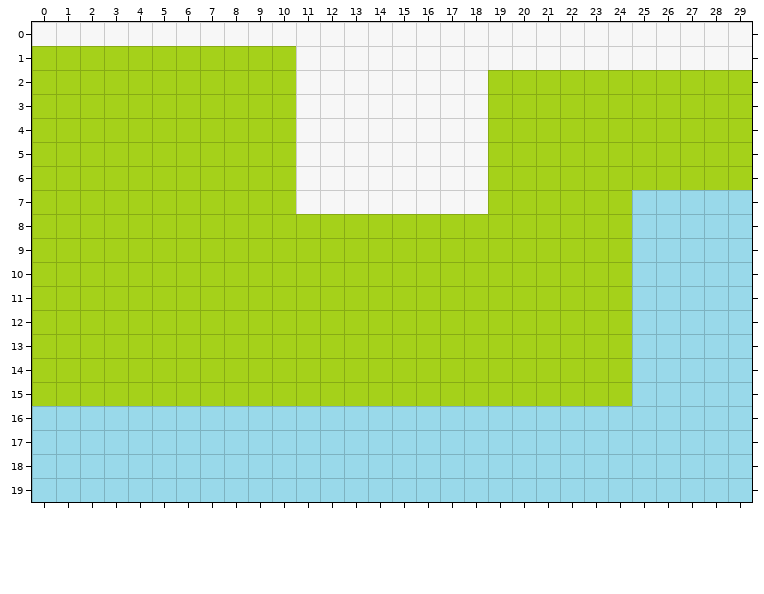
One commit to this Tiled map: data/maps/newzealand.tmx. This is how it looked before the edit.
Cells are 32x32 px. Shown: x 0..29, y 0..19.
Once edited:
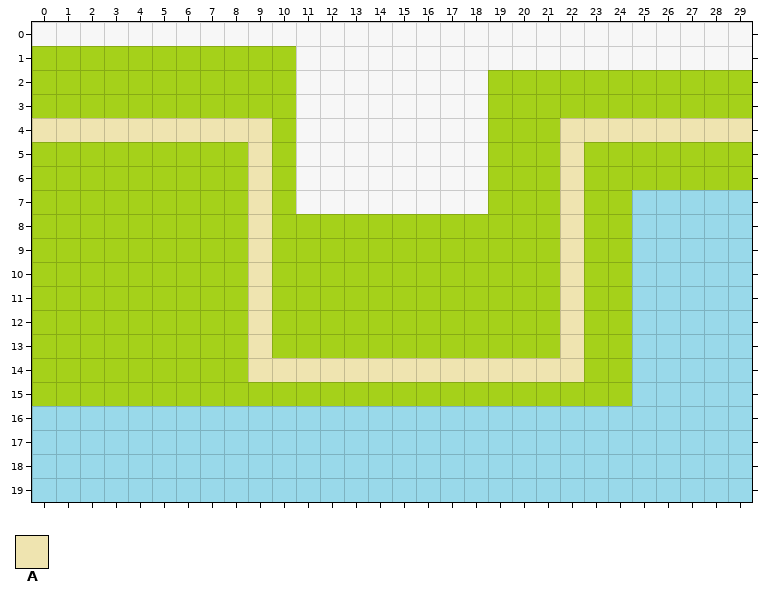
Key: from "main": A 1.
_ is an empty cell, . an unchanged one.
Tiles of an added or newly shown layer are drawn over the layers below it.
The exact change:
--- layer "Path" (now shown)
@@ x 0..29 @@
- 4 __________............________
- 5 ........._............_.......
- 6 ........._............_.......
- 7 ........._............_.......
- 8 ........._............_.......
- 9 ........._............_.......
-10 ........._............_.......
-11 ........._............_.......
-12 ........._............_.......
-13 ........._............_.......
-14 .........______________.......
+ 4 AAAAAAAAAA............AAAAAAAA
+ 5 .........A............A.......
+ 6 .........A............A.......
+ 7 .........A............A.......
+ 8 .........A............A.......
+ 9 .........A............A.......
+10 .........A............A.......
+11 .........A............A.......
+12 .........A............A.......
+13 .........A............A.......
+14 .........AAAAAAAAAAAAAA.......
